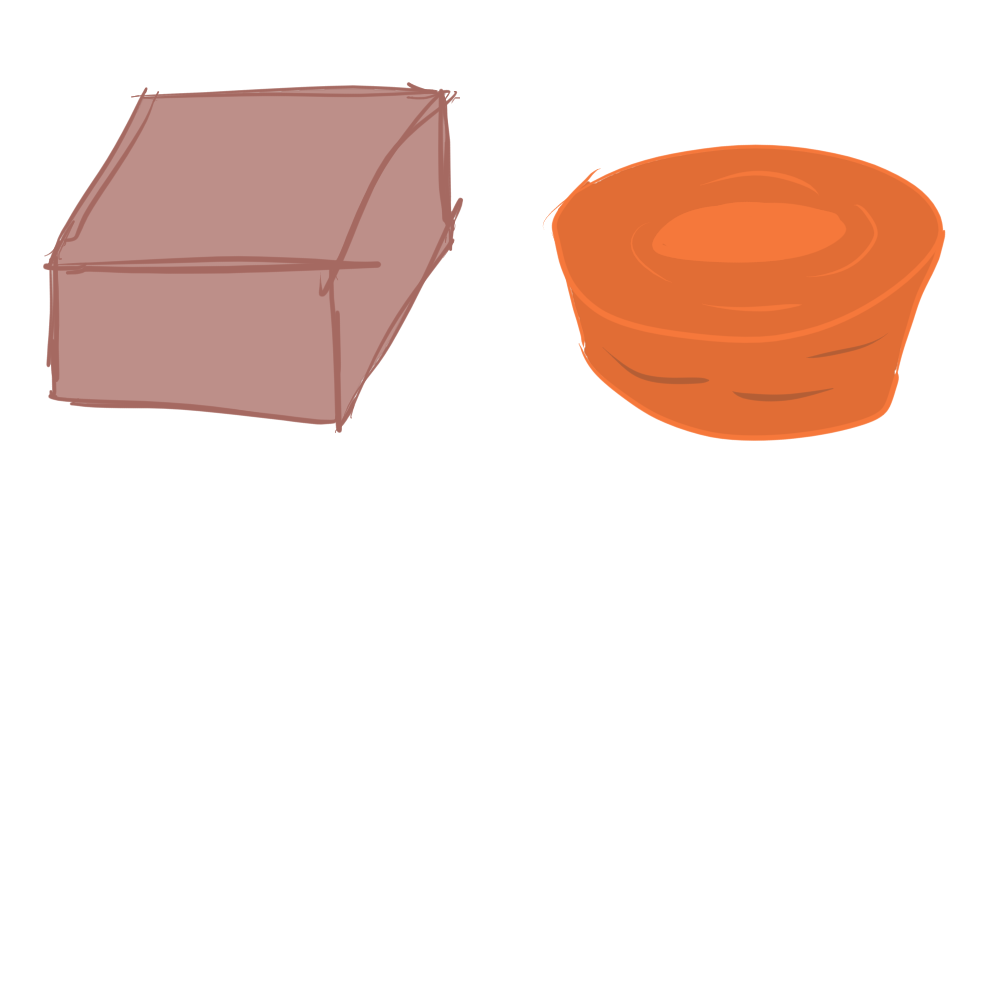
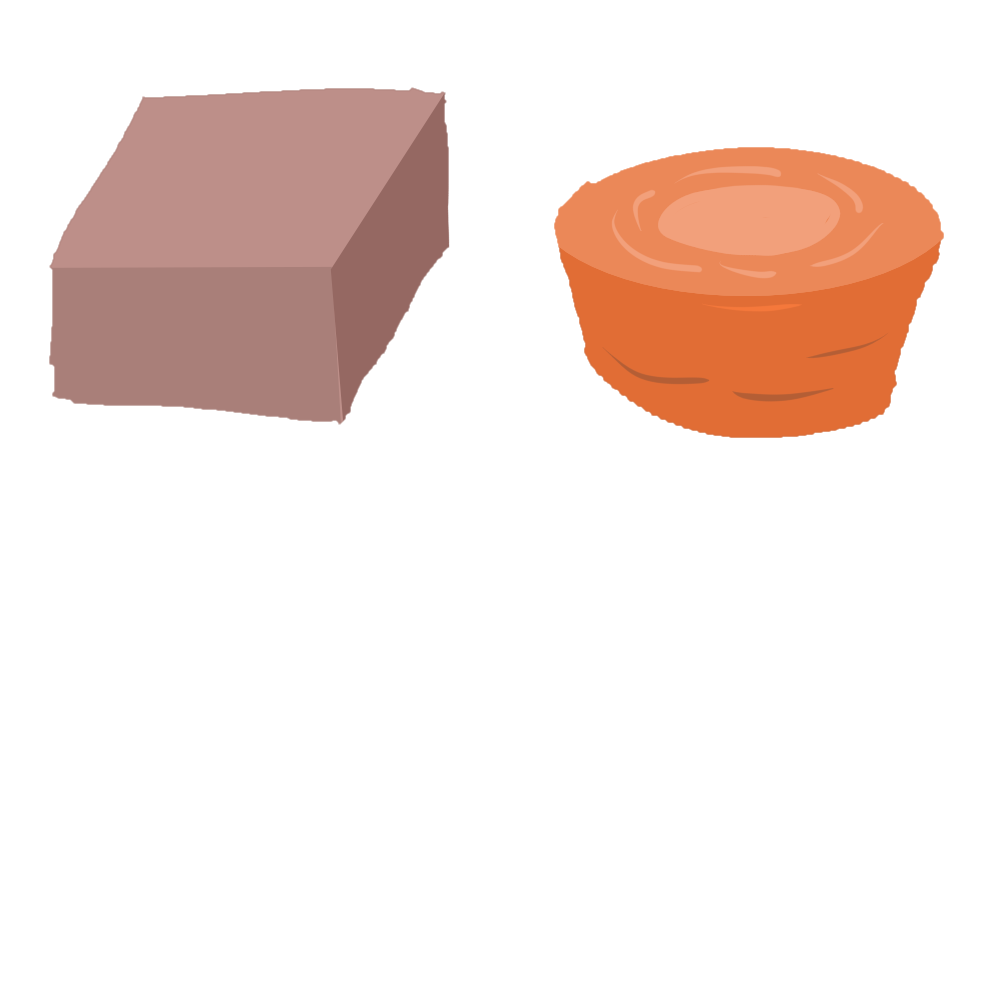
Revision of a layered (1000, 1000) image; what changed, layer by layer:
hid "Layer 1", painted on it over [43, 82, 464, 433]
hid "Layer 3(pasted)", painted on it over [448, 89, 946, 441]
added layer "Layer 6" above "Layer 4" over [43, 82, 946, 441]
painted on "Layer 4" over [43, 82, 946, 441]
painted on "Layer 2" over [43, 82, 946, 441]
